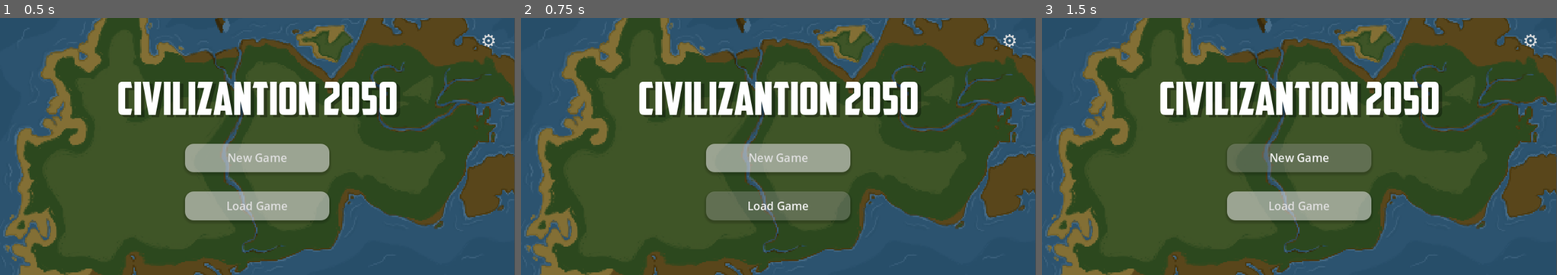
Above: before the commit, frames 1-3 (left to right).
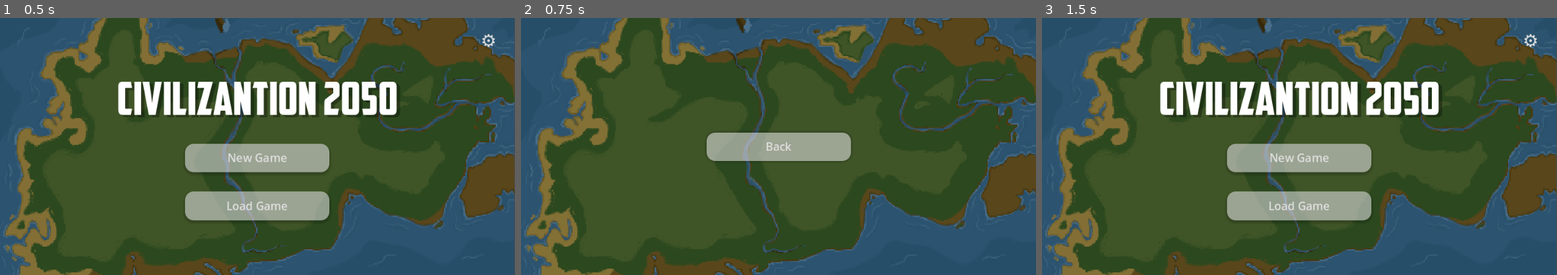
Above: after the commit, the same moments.

Repository: tomaszek2115/Cywilizacja2025
Game: Godot game, scene res://main_menu/main_menu.tscn
Same seed, same stepped clock (60 frames per second), same inputs: the game is played once before the commit and once after it. This scene is started directly instead of the project's main scene.
Inputs (mouse positions are in pixels of both pictures, inside the frame that each line leads up to):
- Up to frame 1 (0.5 s): no input
- Up to frame 2 (0.75 s): click "Load Game" at 0.5 s
- Up to frame 3 (1.5 s): click (1299, 146) at 1.25 s, where only the run after the commit has a clickable "Back"

Frame 1 is identical in both runs. In frame 2, 13% of the frame differs, in the area x 3-100%, y 0-100%; in frame 3, 2.9%.

Commit message:
added simple load game scene

Diff:
--- /dev/null
+++ b/load_game/load_game.gd
@@ -0,0 +1,15 @@
+extends Control
+
+
+# Called when the node enters the scene tree for the first time.
+func _ready() -> void:
+	pass # Replace with function body.
+
+
+# Called every frame. 'delta' is the elapsed time since the previous frame.
+func _process(delta: float) -> void:
+	pass
+
+
+func _on_back_to_main_menu_button_pressed() -> void:
+	get_tree().change_scene_to_file("res://main_menu/main_menu.tscn")
--- /dev/null
+++ b/load_game/load_game.tscn
@@ -0,0 +1,83 @@
+[gd_scene load_steps=9 format=3 uid="uid://bq71s72gpl80u"]
+
+[ext_resource type="Script" path="res://load_game/load_game.gd" id="1_by0s1"]
+[ext_resource type="Texture2D" uid="uid://bwi4x6re1nk48" path="res://main_menu/background.png" id="1_eqx0a"]
+
+[sub_resource type="StyleBoxTexture" id="StyleBoxTexture_ibc07"]
+texture = ExtResource("1_eqx0a")
+modulate_color = Color(0.635294, 0.635294, 0.635294, 1)
+
+[sub_resource type="SystemFont" id="SystemFont_jxpbg"]
+
+[sub_resource type="StyleBoxEmpty" id="StyleBoxEmpty_dfpck"]
+
+[sub_resource type="StyleBoxFlat" id="StyleBoxFlat_73is4"]
+bg_color = Color(1, 1, 1, 0.223529)
+border_color = Color(0.8, 0.8, 0.8, 0)
+corner_radius_top_left = 16
+corner_radius_top_right = 16
+corner_radius_bottom_right = 16
+corner_radius_bottom_left = 16
+shadow_color = Color(0, 0, 0, 0.184314)
+shadow_size = 5
+
+[sub_resource type="StyleBoxFlat" id="StyleBoxFlat_12qpk"]
+bg_color = Color(1, 1, 1, 0.223529)
+border_color = Color(0.8, 0.8, 0.8, 0)
+corner_radius_top_left = 16
+corner_radius_top_right = 16
+corner_radius_bottom_right = 16
+corner_radius_bottom_left = 16
+shadow_color = Color(0, 0, 0, 0.184314)
+shadow_size = 5
+
+[sub_resource type="StyleBoxFlat" id="StyleBoxFlat_vbpc2"]
+bg_color = Color(1, 1, 1, 0.509804)
+border_color = Color(0.8, 0.8, 0.8, 0)
+corner_radius_top_left = 16
+corner_radius_top_right = 16
+corner_radius_bottom_right = 16
+corner_radius_bottom_left = 16
+shadow_color = Color(0, 0, 0, 0.184314)
+shadow_size = 5
+
+[node name="LoadGame" type="Control"]
+layout_mode = 3
+anchors_preset = 15
+anchor_right = 1.0
+anchor_bottom = 1.0
+grow_horizontal = 2
+grow_vertical = 2
+script = ExtResource("1_by0s1")
+
+[node name="Panel" type="Panel" parent="."]
+layout_mode = 1
+anchors_preset = 15
+anchor_right = 1.0
+anchor_bottom = 1.0
+grow_horizontal = 2
+grow_vertical = 2
+theme_override_styles/panel = SubResource("StyleBoxTexture_ibc07")
+
+[node name="BackToMainMenuButton" type="Button" parent="Panel"]
+layout_mode = 1
+anchors_preset = 8
+anchor_left = 0.5
+anchor_top = 0.5
+anchor_right = 0.5
+anchor_bottom = 0.5
+offset_left = -134.5
+offset_top = -26.5
+offset_right = 134.5
+offset_bottom = 26.5
+grow_horizontal = 2
+grow_vertical = 2
+theme_override_fonts/font = SubResource("SystemFont_jxpbg")
+theme_override_font_sizes/font_size = 21
+theme_override_styles/focus = SubResource("StyleBoxEmpty_dfpck")
+theme_override_styles/hover = SubResource("StyleBoxFlat_73is4")
+theme_override_styles/pressed = SubResource("StyleBoxFlat_12qpk")
+theme_override_styles/normal = SubResource("StyleBoxFlat_vbpc2")
+text = "Back"
+
+[connection signal="pressed" from="Panel/BackToMainMenuButton" to="." method="_on_back_to_main_menu_button_pressed"]
--- a/main_menu/main_menu.gd
+++ b/main_menu/main_menu.gd
@@ -13,10 +13,10 @@
 
 func _on_newGame_pressed() -> void:
 	print("New Game pressed")
-	#get_tree().change_scene_to_file()
 
 func _on_loadGame_pressed() -> void:
 	print("Load Game pressed")
+	get_tree().change_scene_to_file("res://load_game/load_game.tscn")
 
 func _on_settings_pressed() -> void:
 	get_tree().quit() #potem sie doda reszte
